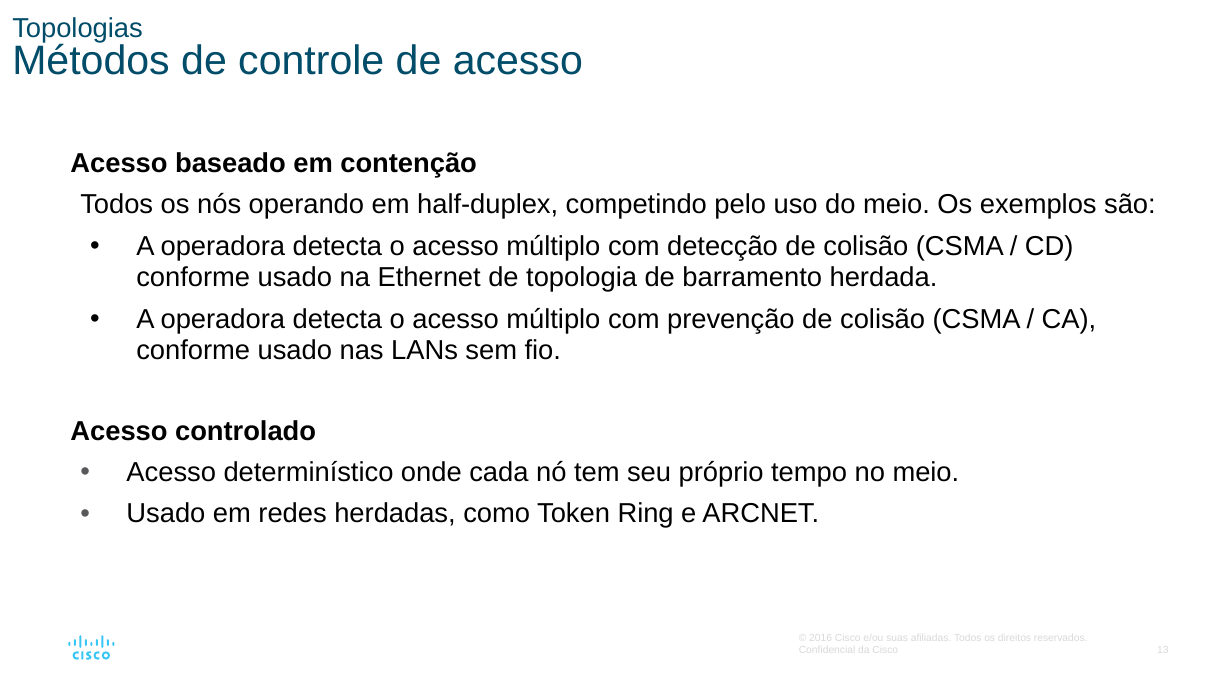
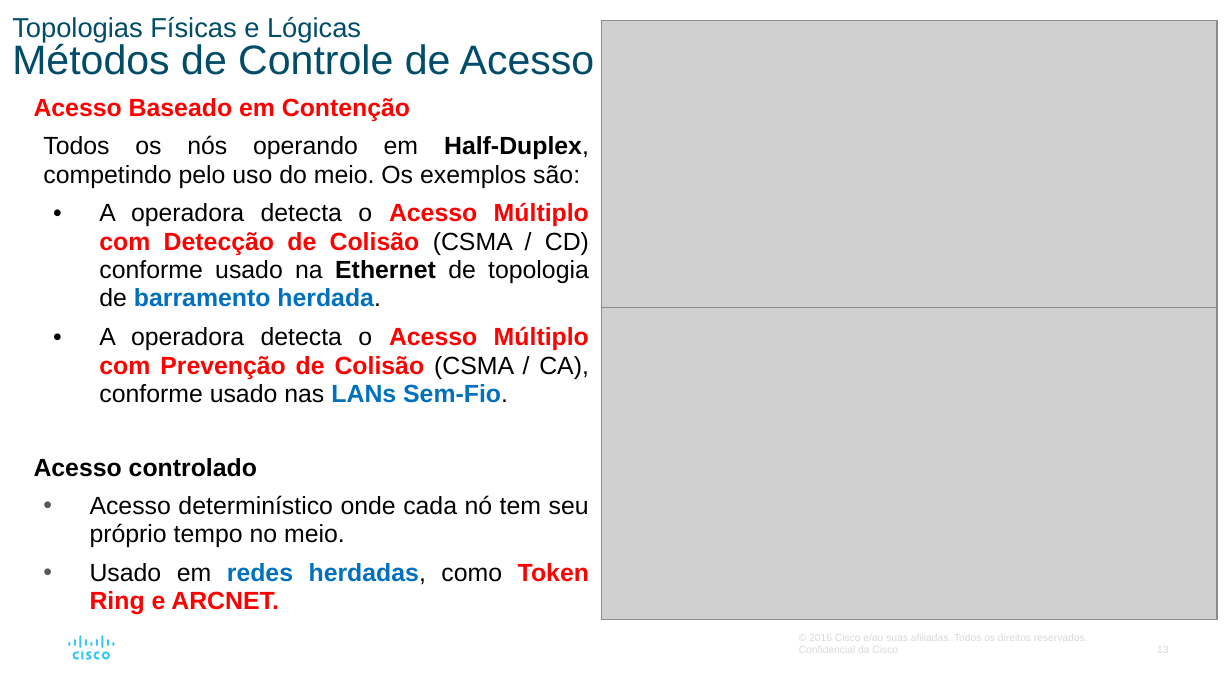
Before and after one commit to vaamonde/netacad, a slide deck: slide 13 of 02-CCNA-200-301-v7/01-CCNA-IntroducaoAsRedes-v7.02/01-Modulo01-PPTS/Modulo06-CamadaDeEnlace.pptx. Drawn at 1232x693 pixels with LibreOffice and Linux fonts; fonts in the diff are those of the drawing; grey boxes stand for pictures. Boxes give left, top, right and bottom in pixels: in the first picture for what was removed or moved away, otherwise in the second. Text is boxed around its words. In the diff, an @@ line names an element or a change of style, - is before the commit and + after.

```diff
--- a/02-CCNA-200-301-v7/01-CCNA-IntroducaoAsRedes-v7.02/01-Modulo01-PPTS/Modulo06-CamadaDeEnlace.pptx
+++ b/02-CCNA-200-301-v7/01-CCNA-IntroducaoAsRedes-v7.02/01-Modulo01-PPTS/Modulo06-CamadaDeEnlace.pptx
@@ text at bbox=[12, 17, 595, 75]: text changed; size 24 to 16 pt @@
-Topologias
-Métodos de controle de acesso
+Topologias Físicas e Lógicas
+Métodos de Controle de Acesso
@@ picture added at bbox=[601, 21, 1217, 308] @@
@@ text "Acesso Baseado em Contenção": place and size @@
-text "Acesso Baseado em Contenção" at bbox=[70, 152, 1156, 528]
+text "Acesso Baseado em Contenção" at bbox=[34, 98, 589, 615]
@@ text at bbox=[34, 98, 589, 403]: text changed; size 16 to 14.5 pt @@
-Acesso baseado em contenção
-  Todos os nós operando em half-duplex, competindo pelo uso do meio. Os exemplos são:
-    • A operadora detecta o acesso múltiplo com detecção de colisão (CSMA / CD) conforme usado na Ethernet de topologia de barramento herdada.
-    • A operadora detecta o acesso múltiplo com prevenção de colisão (CSMA / CA), conforme usado nas LANs sem fio.
+Acesso Baseado em Contenção
+  Todos os nós operando em Half-Duplex, competindo pelo uso do meio. Os exemplos são:
+    • A operadora detecta o Acesso Múltiplo com Detecção de Colisão (CSMA / CD) conforme usado na Ethernet de topologia de barramento herdada.
+    • A operadora detecta o Acesso Múltiplo com Prevenção de Colisão (CSMA / CA), conforme usado nas LANs Sem-Fio.
@@ picture added at bbox=[601, 307, 1217, 620] @@
@@ text at bbox=[34, 458, 589, 615]: size 16 to 14.5 pt in "Acesso controlado", "Acesso determinístico onde cada nó tem seu ...", "Usado em redes herdadas, como Token Ring ..."; text colour #000000 to #0070C0 in "redes herdadas,"; text colour #000000 to #FF0000 in "Token Ring e ARCNET."; bold on in "redes herdadas, Token Ring e ARCNET."; alignment left to justified @@
```
Also in this commit, not shown: 17 other slides changed, 3 other files.
